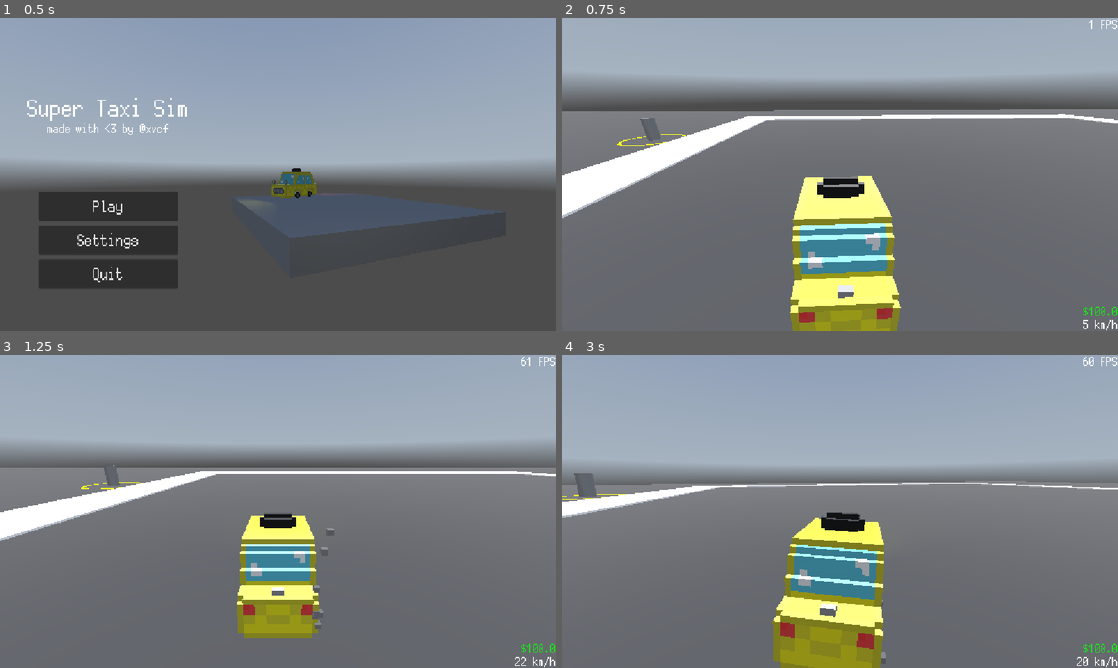
Above: before the commit, frames 1-4 (two rows, left to right).
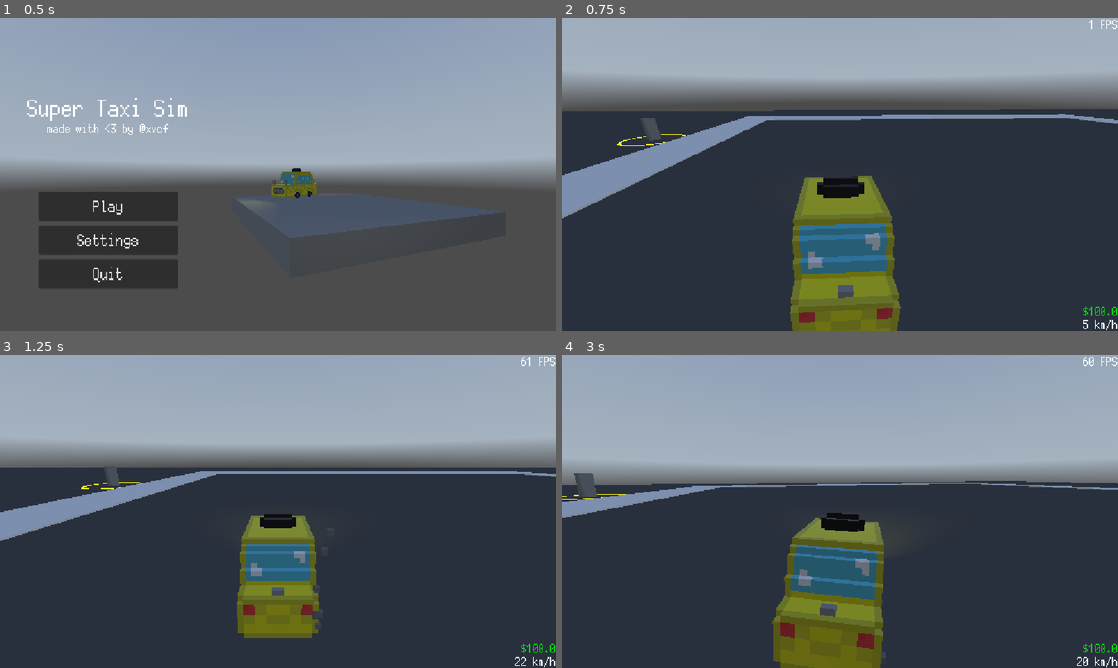
Above: after the commit, the same moments.

Repository: RafaeloxMC/super-taxi-sim
Game: Godot game, scene res://scenes/ui/main_menu.tscn
The game is run twice, just before and just after one commit, with the same random seed, the same clock (stepped at 60 frames per second) and the same inputs. A sky picture missing from this copy of the repository is replaced by a grey-blue gradient.
Inputs:
- Up to frame 1 (0.5 s): no input
- Up to frame 2 (0.75 s): click "Play" at 0.5 s
- Up to frame 3 (1.25 s): no input
- Up to frame 4 (3 s): tap Enter at 1.25 s; hold D (steer_right) 1.28-2.03 s; tap Q (phone) at 1.35, 2.1 s; hold S (brake) 2.03-2.78 s; hold D (steer_right) from 2.78 s (still down); tap Alt at 2.85 s

Frame 1 is identical in both runs. In frame 2, 70% of the frame differs, in the area x 0-100%, y 29-100%; in frame 3, 64%; in frame 4, 59%.

Commit message:
Add time-based lighting

Diff:
--- a/scenes/map/world.tscn
+++ b/scenes/map/world.tscn
@@ -1,5 +1,6 @@
-[gd_scene load_steps=14 format=3 uid="uid://bm5tjvuqrtah6"]
+[gd_scene load_steps=15 format=3 uid="uid://bm5tjvuqrtah6"]
 
+[ext_resource type="Script" uid="uid://bxjgm7rpn01t2" path="res://scripts/world/world.gd" id="1_00fvi"]
 [ext_resource type="PackedScene" uid="uid://8wv5dau7tb2h" path="res://scenes/taxi.tscn" id="1_nap83"]
 [ext_resource type="Environment" uid="uid://dkygvks1nh6en" path="res://assets/world/world.tres" id="2_00fvi"]
 [ext_resource type="Script" uid="uid://pvw6thtwhbap" path="res://scripts/ui/camera3d.gd" id="3_5kusv"]
@@ -19,7 +20,9 @@
 
 [sub_resource type="WorldBoundaryShape3D" id="WorldBoundaryShape3D_i7141"]
 
-[node name="World" type="Node3D"]
+[node name="World" type="Node3D" node_paths=PackedStringArray("lighting_source")]
+script = ExtResource("1_00fvi")
+lighting_source = NodePath("DirectionalLight3D")
 
 [node name="TemporaryMap" type="Node3D" parent="."]
 
--- a/scripts/ui/phone.gd
+++ b/scripts/ui/phone.gd
@@ -1,6 +1,7 @@
 extends Control
 
 @onready var animation_player: AnimationPlayer = $AnimationPlayer
+@onready var clock: Label = $Frame/Screen/Wallpaper/Infobar/Clock
 
 # Called when the node enters the scene tree for the first time.
 func _ready() -> void:
@@ -11,3 +12,4 @@
 func _process(_delta: float) -> void:
 	if Input.is_action_just_pressed("phone"):
 		animation_player.play("put")
+	clock.text = GameManager.get_time_string(GameManager.time)
--- a/scripts/util/game_manager.gd
+++ b/scripts/util/game_manager.gd
@@ -7,6 +7,11 @@
 var speed: float = 0
 var money: float = 100.0
 var taxi_base_price: float = 25.0
+
+var time: float = 0
+var game_speed: float = 1
+var day_length: float = 90000.0
+var units_per_hour: float = day_length / 24.0
 
 var speed_trap_fine_base = 5.0
 
@@ -21,14 +26,12 @@
 @warning_ignore("unused_signal")
 signal death()
 
-# Called when the node enters the scene tree for the first time.
 func _ready() -> void:
 	speed_trap_triggered.connect(speed_trap_handler)
 	money_updated.connect(money_update)
 
-# Called every frame. 'delta' is the elapsed time since the previous frame.
-func _process(_delta: float) -> void:
-	pass
+func _process(delta: float) -> void:
+	increment_time(delta)
 
 func speed_trap_handler(_speed: float, max_allowed: float):
 	var delta = speed - max_allowed
@@ -45,3 +48,33 @@
 	var first_name = names.pick_random()
 	var surname = surnames.pick_random()
 	return first_name + " " + surname
+
+func increment_time(delta: float, time_speed: float = 60.0):
+	time += delta * time_speed * game_speed
+	if time >= day_length:
+		time -= day_length
+
+func get_time_string(input_time: float) -> String:
+	var units_per_minute = units_per_hour / 60.0
+	var hours = int(input_time / units_per_hour) % 24
+	var minutes = int((fmod(input_time, units_per_hour)) / units_per_minute)
+	var period = "AM"
+	if hours >= 12:
+		period = "PM"
+	var hour_12 = hours % 12
+	if hour_12 == 0:
+		hour_12 = 12
+	return "%02d:%02d %s" % [hour_12, minutes, period]
+
+func wrapped_distance(a: float, b: float) -> float:
+	var diff = abs(a - b)
+	if diff > day_length * 0.5:
+		diff = day_length - diff
+	return diff
+
+func daytime_to_brightness(daytime: float, peak_hour: float = 12.0, width_hours: float = 6.0) -> float:
+	var peak_time = peak_hour * units_per_hour
+	var width = width_hours * units_per_hour
+	var d = wrapped_distance(daytime, peak_time)
+	var value = 1.0 - (d / width) ** 2
+	return clamp(value, 0.0, 1.0)
--- /dev/null
+++ b/scripts/world/world.gd
@@ -0,0 +1,8 @@
+extends Node3D
+
+@export var lighting_source: DirectionalLight3D
+
+# Called every frame. 'delta' is the elapsed time since the previous frame.
+func _process(_delta: float) -> void:
+	var brightness = GameManager.daytime_to_brightness(GameManager.time)
+	lighting_source.light_energy = brightness
Not shown, added: scripts/world/world.gd.uid
